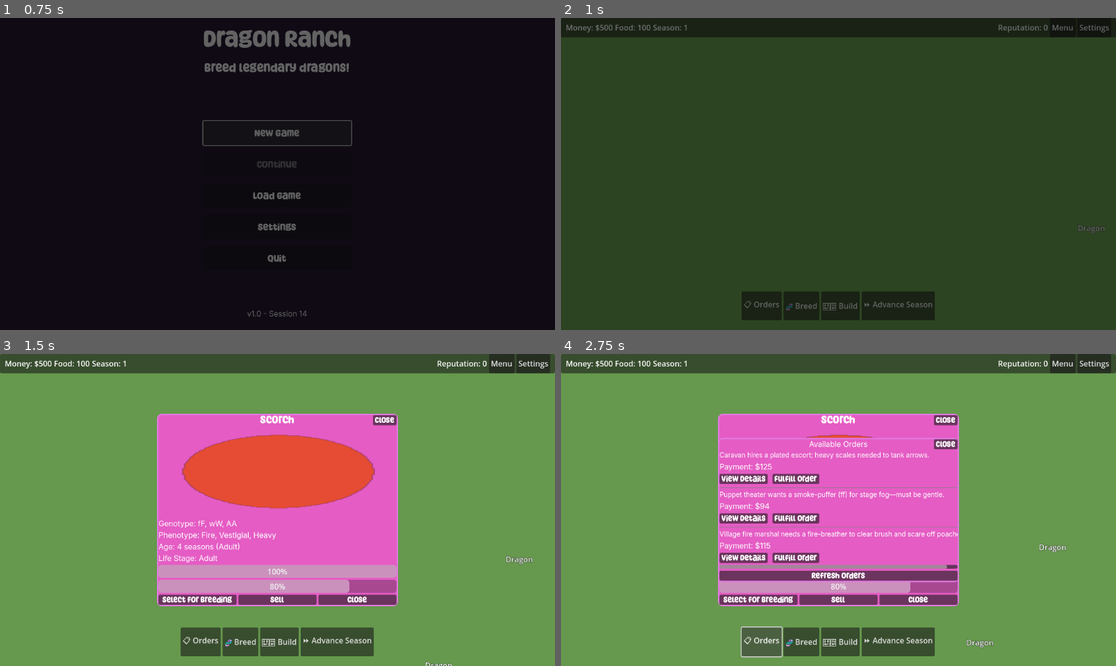
Above: before the commit, frames 1-4 (two rows, left to right).
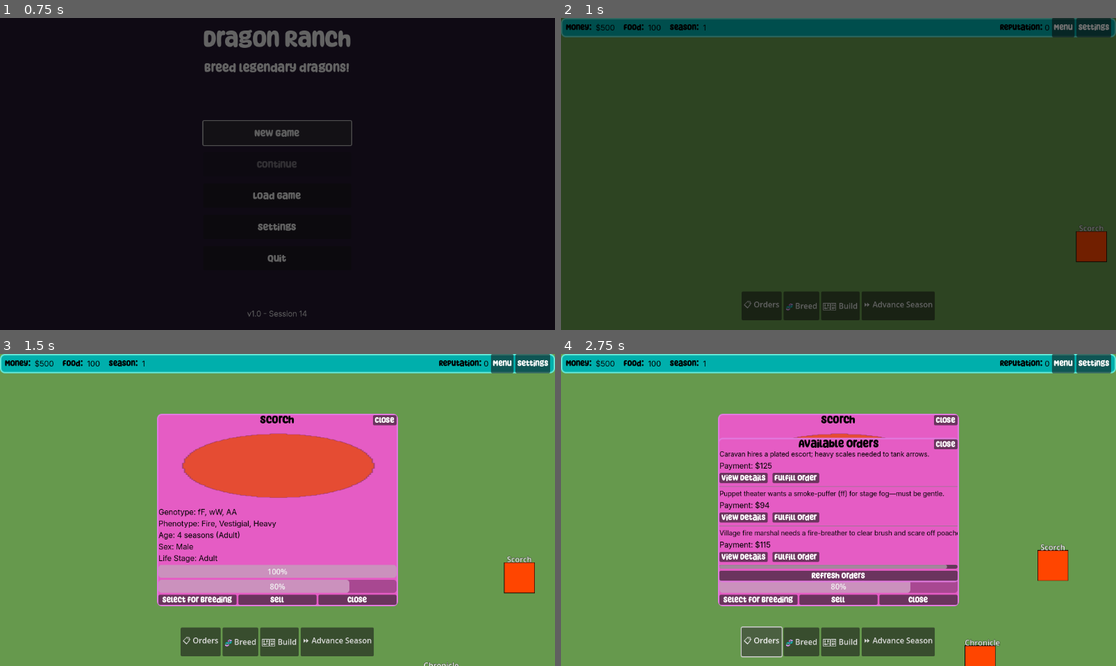
Above: after the commit, the same moments.

Repository: SFMiner/dragon-rancher
Game: Godot game, scene res://scenes/menus/MainMenu.tscn
Same seed, same stepped clock (60 frames per second), same inputs: the game is played once before the commit and once after it.
Inputs (mouse positions are in pixels of both pictures, inside the frame that each line leads up to):
- Up to frame 1 (0.75 s): click "New Game" at 0.5 s
- Up to frame 2 (1 s): no input
- Up to frame 3 (1.5 s): tap Enter at 1.25 s; drag from (527, 578) to (333, 441) at 1.27 s
- Up to frame 4 (2.75 s): click "📋 Orders" at 2 s

Frame 1 is identical in both runs. In frame 2, 6.4% of the frame differs, in the area x 0-100%, y 0-79%; in frame 3, 9.5%; in frame 4, 11%, in the area x 0-100%, y 0-100%.

Commit message:
Added sex to DragonDetailsPanel

Diff:
--- a/scenes/ranch/Ranch.tscn
+++ b/scenes/ranch/Ranch.tscn
@@ -37,6 +37,7 @@
 mouse_filter = 1
 
 [node name="BreedingPanel" parent="UILayer" instance=ExtResource("4_breeding")]
+visible = false
 offset_top = -206.0
 
 [node name="DragonDetailsPanel" parent="UILayer" instance=ExtResource("5_details")]
--- a/scenes/ranch/ui/HUD.tscn
+++ b/scenes/ranch/ui/HUD.tscn
@@ -1,6 +1,9 @@
-[gd_scene load_steps=2 format=3 uid="uid://bciyvj3x0v3hx"]
+[gd_scene load_steps=4 format=3 uid="uid://bciyvj3x0v3hx"]
 
+[ext_resource type="Theme" uid="uid://b4qxgy6oyosdc" path="res://scenes/ranch/ui/panels/hUD.tres" id="1_juke8"]
 [ext_resource type="Script" uid="uid://bg1as1fdim2f1" path="res://scripts/ranch/ui/HUD.gd" id="1_xqyf6"]
+
+[sub_resource type="Theme" id="Theme_xsnkw"]
 
 [node name="HUD" type="Control"]
 layout_mode = 3
@@ -10,6 +13,7 @@
 grow_horizontal = 2
 grow_vertical = 2
 mouse_filter = 2
+theme = ExtResource("1_juke8")
 script = ExtResource("1_xqyf6")
 
 [node name="CanvasLayer" type="CanvasLayer" parent="."]
@@ -18,6 +22,7 @@
 anchors_preset = 10
 anchor_right = 1.0
 offset_bottom = 40.0
+theme = ExtResource("1_juke8")
 
 [node name="HBoxContainer" type="HBoxContainer" parent="CanvasLayer/TopBar"]
 layout_mode = 1
@@ -27,17 +32,37 @@
 offset_right = 410.0
 grow_vertical = 2
 
+[node name="MoneyLabel2" type="Label" parent="CanvasLayer/TopBar/HBoxContainer"]
+layout_mode = 2
+theme = SubResource("Theme_xsnkw")
+theme_type_variation = &"BoldLabel"
+text = "Money: "
+
 [node name="MoneyLabel" type="Label" parent="CanvasLayer/TopBar/HBoxContainer"]
 layout_mode = 2
-text = "Money: $XXX"
+text = "$XXX"
+
+[node name="FoodLabel2" type="Label" parent="CanvasLayer/TopBar/HBoxContainer"]
+layout_mode = 2
+theme = SubResource("Theme_xsnkw")
+theme_type_variation = &"BoldLabel"
+text = "    Food: "
 
 [node name="FoodLabel" type="Label" parent="CanvasLayer/TopBar/HBoxContainer"]
 layout_mode = 2
-text = "Food: XXX"
+theme = ExtResource("1_juke8")
+text = "XXX"
+
+[node name="SeasonLabel2" type="Label" parent="CanvasLayer/TopBar/HBoxContainer"]
+layout_mode = 2
+theme = SubResource("Theme_xsnkw")
+theme_type_variation = &"BoldLabel"
+text = "    Season: "
 
 [node name="SeasonLabel" type="Label" parent="CanvasLayer/TopBar/HBoxContainer"]
 layout_mode = 2
-text = "Season: X"
+theme = ExtResource("1_juke8")
+text = "X"
 
 [node name="HBoxContainer2" type="HBoxContainer" parent="CanvasLayer/TopBar"]
 layout_mode = 1
@@ -50,9 +75,15 @@
 grow_horizontal = 0
 grow_vertical = 2
 
+[node name="ReputationLabel2" type="Label" parent="CanvasLayer/TopBar/HBoxContainer2"]
+layout_mode = 2
+theme = ExtResource("1_juke8")
+theme_type_variation = &"BoldLabel"
+text = "Reputation:"
+
 [node name="ReputationLabel" type="Label" parent="CanvasLayer/TopBar/HBoxContainer2"]
 layout_mode = 2
-text = "Reputation: XXX"
+text = "XXX"
 
 [node name="MenuButton" type="Button" parent="CanvasLayer/TopBar/HBoxContainer2"]
 layout_mode = 2
--- a/scenes/ranch/ui/panels/DragonDetailsPanel.tscn
+++ b/scenes/ranch/ui/panels/DragonDetailsPanel.tscn
@@ -1,7 +1,7 @@
 [gd_scene load_steps=3 format=3 uid="uid://cyx8k8q8v8v8v"]
 
 [ext_resource type="Script" uid="uid://d3rm4bt45702d" path="res://scripts/ranch/ui/panels/DragonDetailsPanel.gd" id="1_details"]
-[ext_resource type="Theme" uid="uid://brj4bvmookk5t" path="res://scenes/ranch/ui/panels/PanelTheme.tres" id="1_vbebw"]
+[ext_resource type="Theme" uid="uid://b4qxgy6oyosdc" path="res://scenes/ranch/ui/panels/hUD.tres" id="1_vbebw"]
 
 [node name="DragonDetailsPanel" type="PanelContainer"]
 anchors_preset = 8
@@ -44,6 +44,10 @@
 layout_mode = 2
 text = "Age: ... seasons"
 
+[node name="SexLabel" type="Label" parent="VBoxContainer"]
+layout_mode = 2
+text = "Life Stage: ..."
+
 [node name="LifeStageLabel" type="Label" parent="VBoxContainer"]
 layout_mode = 2
 text = "Life Stage: ..."
--- a/scenes/ranch/ui/panels/OrdersPanel.tscn
+++ b/scenes/ranch/ui/panels/OrdersPanel.tscn
@@ -1,6 +1,6 @@
 [gd_scene load_steps=3 format=3 uid="uid://dgaq2j7gq3v0c"]
 
-[ext_resource type="Theme" uid="uid://brj4bvmookk5t" path="res://scenes/ranch/ui/panels/PanelTheme.tres" id="1_0i5ci"]
+[ext_resource type="Theme" uid="uid://b4qxgy6oyosdc" path="res://scenes/ranch/ui/panels/hUD.tres" id="1_0i5ci"]
 [ext_resource type="Script" uid="uid://di8nfastuqsqy" path="res://scripts/ranch/ui/panels/OrdersPanel.gd" id="1_wke2m"]
 
 [node name="OrdersPanel" type="PanelContainer"]
@@ -23,6 +23,7 @@
 
 [node name="HeaderLabel" type="Label" parent="VBoxContainer"]
 layout_mode = 2
+theme_type_variation = &"HeaderLabel"
 text = "Available Orders"
 horizontal_alignment = 1
 
--- a/scenes/ranch/ui/panels/PanelTheme.tres
+++ b/scenes/ranch/ui/panels/PanelTheme.tres
@@ -1,8 +1,17 @@
-[gd_resource type="Theme" load_steps=5 format=3 uid="uid://brj4bvmookk5t"]
+[gd_resource type="Theme" load_steps=8 format=3 uid="uid://brj4bvmookk5t"]
 
 [ext_resource type="FontFile" uid="uid://cu6r0fhal4gwx" path="res://assets/fonts/Motley.ttf" id="1_6ttnk"]
 [ext_resource type="FontFile" uid="uid://cs5nnb6hjqn5l" path="res://assets/fonts/Inter.ttf" id="2_giojo"]
 [ext_resource type="StyleBox" uid="uid://d2tyd07745b8k" path="res://scenes/ranch/ui/panels/PanelContainerFlatStylebox.tres" id="3_ok778"]
+
+[sub_resource type="StyleBoxFlat" id="StyleBoxFlat_ok778"]
+bg_color = Color(7.797182e-06, 0.66228074, 0.8331636, 1)
+
+[sub_resource type="StyleBoxFlat" id="StyleBoxFlat_ykpxs"]
+bg_color = Color(0, 0.7137255, 0, 1)
+
+[sub_resource type="StyleBoxFlat" id="StyleBoxFlat_tarxf"]
+bg_color = Color(1, 1, 0, 1)
 
 [sub_resource type="StyleBoxFlat" id="StyleBoxFlat_yupne"]
 bg_color = Color(0.89664483, 0.3615174, 0.7682652, 1)
@@ -18,6 +27,9 @@
 [resource]
 Button/colors/font_color = Color(1, 1, 1, 1)
 Button/fonts/font = ExtResource("1_6ttnk")
+HSlider/styles/grabber_area = SubResource("StyleBoxFlat_ok778")
+HSlider/styles/grabber_area_highlight = SubResource("StyleBoxFlat_ykpxs")
+HSlider/styles/slider = SubResource("StyleBoxFlat_tarxf")
 HeaderLabel/base_type = &"Label"
 HeaderLabel/font_sizes/font_size = 22
 HeaderLabel/fonts/font = ExtResource("1_6ttnk")
--- a/scenes/ranch/ui/panels/SettingsPanel.tscn
+++ b/scenes/ranch/ui/panels/SettingsPanel.tscn
@@ -1,7 +1,9 @@
-[gd_scene load_steps=3 format=3 uid="uid://b5w7c6x8yqv8k"]
+[gd_scene load_steps=4 format=3 uid="uid://b5w7c6x8yqv8k"]
 
 [ext_resource type="Script" uid="uid://ds2ne8o5xb145" path="res://scripts/ranch/ui/panels/SettingsPanel.gd" id="1_f5jig"]
 [ext_resource type="Theme" uid="uid://brj4bvmookk5t" path="res://scenes/ranch/ui/panels/PanelTheme.tres" id="1_gym2w"]
+
+[sub_resource type="Theme" id="Theme_gym2w"]
 
 [node name="SettingsPanel" type="PanelContainer"]
 anchors_preset = 15
@@ -20,28 +22,34 @@
 
 [node name="MasterVolumeLabel" type="Label" parent="VBoxContainer"]
 layout_mode = 2
+theme_override_colors/font_color = Color(0, 0, 0, 1)
 text = "Master Volume"
 
 [node name="MasterVolumeSlider" type="HSlider" parent="VBoxContainer"]
 layout_mode = 2
+theme = SubResource("Theme_gym2w")
 min_value = -40.0
 max_value = 0.0
 
 [node name="MusicVolumeLabel" type="Label" parent="VBoxContainer"]
 layout_mode = 2
+theme_override_colors/font_color = Color(0, 0, 0, 1)
 text = "Music Volume"
 
 [node name="MusicVolumeSlider" type="HSlider" parent="VBoxContainer"]
 layout_mode = 2
+theme = SubResource("Theme_gym2w")
 min_value = -40.0
 max_value = 0.0
 
 [node name="SfxVolumeLabel" type="Label" parent="VBoxContainer"]
 layout_mode = 2
+theme_override_colors/font_color = Color(0, 0, 0, 1)
 text = "SFX Volume"
 
 [node name="SfxVolumeSlider" type="HSlider" parent="VBoxContainer"]
 layout_mode = 2
+theme = SubResource("Theme_gym2w")
 min_value = -40.0
 max_value = 0.0
 
--- /dev/null
+++ b/scenes/ranch/ui/panels/hUD.tres
@@ -0,0 +1,37 @@
+[gd_resource type="Theme" load_steps=8 format=3 uid="uid://b4qxgy6oyosdc"]
+
+[ext_resource type="FontFile" uid="uid://cu6r0fhal4gwx" path="res://assets/fonts/Motley.ttf" id="1_17mok"]
+[ext_resource type="FontFile" uid="uid://cs5nnb6hjqn5l" path="res://assets/fonts/Inter.ttf" id="2_riwns"]
+[ext_resource type="StyleBox" uid="uid://d2tyd07745b8k" path="res://scenes/ranch/ui/panels/PanelContainerFlatStylebox.tres" id="3_b1bpd"]
+[ext_resource type="StyleBox" uid="uid://cytnlkc80qma7" path="res://scenes/ranch/ui/panels/hug_PANEL_STYLEBOX.tres" id="3_riwns"]
+
+[sub_resource type="StyleBoxFlat" id="StyleBoxFlat_ok778"]
+bg_color = Color(7.797182e-06, 0.66228074, 0.8331636, 1)
+
+[sub_resource type="StyleBoxFlat" id="StyleBoxFlat_ykpxs"]
+bg_color = Color(0, 0.7137255, 0, 1)
+
+[sub_resource type="StyleBoxFlat" id="StyleBoxFlat_tarxf"]
+bg_color = Color(1, 1, 0, 1)
+
+[resource]
+BoldLabel/base_type = &"Label"
+BoldLabel/fonts/font = ExtResource("1_17mok")
+Button/colors/font_color = Color(1, 1, 1, 1)
+Button/fonts/font = ExtResource("1_17mok")
+HSlider/styles/grabber_area = SubResource("StyleBoxFlat_ok778")
+HSlider/styles/grabber_area_highlight = SubResource("StyleBoxFlat_ykpxs")
+HSlider/styles/slider = SubResource("StyleBoxFlat_tarxf")
+HeaderLabel/base_type = &"Label"
+HeaderLabel/font_sizes/font_size = 22
+HeaderLabel/fonts/font = ExtResource("1_17mok")
+Label/colors/font_color = Color(0, 0, 0, 1)
+Label/fonts/font = ExtResource("2_riwns")
+Panel/styles/panel = ExtResource("3_riwns")
+PanelContainer/styles/panel = ExtResource("3_b1bpd")
+Subtitle/base_type = &"Label"
+Subtitle/font_sizes/font_size = 25
+Subtitle/fonts/font = ExtResource("1_17mok")
+TitleLabel/base_type = &"Label"
+TitleLabel/font_sizes/font_size = 28
+TitleLabel/fonts/font = ExtResource("1_17mok")
--- /dev/null
+++ b/scenes/ranch/ui/panels/hug_PANEL_STYLEBOX.tres
@@ -0,0 +1,13 @@
+[gd_resource type="StyleBoxFlat" format=3 uid="uid://cytnlkc80qma7"]
+
+[resource]
+bg_color = Color(3.657937e-06, 0.6880515, 0.67656326, 1)
+border_width_left = 3
+border_width_top = 3
+border_width_right = 3
+border_width_bottom = 3
+border_color = Color(0.38759494, 0.89905584, 0.8315763, 1)
+corner_radius_top_left = 9
+corner_radius_top_right = 9
+corner_radius_bottom_right = 9
+corner_radius_bottom_left = 9
--- a/scripts/entities/Dragon.gd
+++ b/scripts/entities/Dragon.gd
@@ -46,7 +46,11 @@
 	# Start idle animation if available
 	if animation_player and animation_player.has_animation("idle"):
 		animation_player.play("idle")
-
+	refresh_from_data()
+
+	# Update visuals when season advances (age may change in RanchState)
+	if Engine.has_singleton("RanchState") or typeof(RanchState) != TYPE_NIL:
+		RanchState.season_changed.connect(_on_season_changed)
 
 ## Setup dragon with data
 func setup(data: DragonData) -> void:
@@ -83,8 +87,8 @@
 	if dragon_data == null:
 		return
 
-	# Get scale based on life stage
-	var stage_scale: float = Lifecycle.get_stage_scale(dragon_data.life_stage)
+	# Get scale based on life stage and age progression
+	var stage_scale: float = _compute_age_stage_scale()
 
 	# Get scale based on size phenotype
 	var size_scale: float = 1.0
@@ -299,3 +303,41 @@
 		# Update name label
 		if name_label:
 			name_label.text = dragon_data.name
+
+
+## Called when RanchState advances season (dragon ages elsewhere)
+func _on_season_changed(new_season: int) -> void:
+	if dragon_data:
+		refresh_from_data()
+
+
+## Compute a smooth scale multiplier based on age progression inside the current life stage
+func _compute_age_stage_scale() -> float:
+	if dragon_data == null:
+		return 1.0
+
+	var age: int = dragon_data.age
+	var stage: String = dragon_data.life_stage
+
+	match stage:
+		Lifecycle.STAGE_HATCHLING:
+			var start_age: int = 0
+			var end_age: int = Lifecycle.HATCHLING_MAX_AGE
+			var start_scale: float = Lifecycle.get_stage_scale(Lifecycle.STAGE_HATCHLING)
+			var end_scale: float = Lifecycle.get_stage_scale(Lifecycle.STAGE_JUVENILE)
+			var span: int = max(1, end_age - start_age)
+			var t: float = clamp(float(age - start_age) / float(span), 0.0, 1.0)
+			return lerp(start_scale, end_scale, t)
+
+		Lifecycle.STAGE_JUVENILE:
+			var start_age = Lifecycle.HATCHLING_MAX_AGE + 1
+			var end_age = Lifecycle.JUVENILE_MAX_AGE
+			var start_scale = Lifecycle.get_stage_scale(Lifecycle.STAGE_JUVENILE)
+			var end_scale = Lifecycle.get_stage_scale(Lifecycle.STAGE_ADULT)
+			var span2: int = max(1, end_age - start_age)
+			var t2: float = clamp(float(age - start_age) / float(span2), 0.0, 1.0)
+			return lerp(start_scale, end_scale, t2)
+		Lifecycle.STAGE_ADULT, Lifecycle.STAGE_ELDER:
+			return Lifecycle.get_stage_scale(stage)
+		_:
+			return Lifecycle.get_stage_scale(stage)
--- a/scripts/ranch/ui/HUD.gd
+++ b/scripts/ranch/ui/HUD.gd
@@ -13,7 +13,7 @@
 @onready var orders_button = $CanvasLayer/BottomBar/OrdersButton
 @onready var breeding_button = $CanvasLayer/BottomBar/BreedingButton
 @onready var build_button = $CanvasLayer/BottomBar/BuildButton
-@onready var advance_season_button = $CanvasLayer/BottomBar/AdvanceSeasonButton
+@onready var advance_season_button = $CanvasLayer/BottoadmBar/AdvanceSeasonButton
 
 ## Panel references
 @onready var orders_panel = get_node_or_null("/root/Ranch/UILayer/OrdersPanel")
@@ -64,16 +64,16 @@
 		print("  - breeding_button disabled: ", breeding_button.disabled)
 
 func _on_money_changed(new_money):
-	money_label.text = "Money: $" + str(new_money)
+	money_label.text = "$" + str(new_money)
 
 func _on_food_changed(new_food):
-	food_label.text = "Food: " + str(new_food)
+	food_label.text = str(new_food)
 
 func _on_season_changed(new_season):
-	season_label.text = "Season: " + str(new_season)
+	season_label.text = str(new_season)
 
 func _on_reputation_changed(new_reputation):
-	reputation_label.text = "Reputation: " + str(new_reputation)
+	reputation_label.text = str(new_reputation)
 
 func _on_menu_button_pressed():
 	print("[HUD] Menu button pressed!")
--- a/scripts/ranch/ui/panels/DragonDetailsPanel.gd
+++ b/scripts/ranch/ui/panels/DragonDetailsPanel.gd
@@ -13,6 +13,7 @@
 @onready var genotype_label: Label = $VBoxContainer/GenotypeLabel
 @onready var phenotype_label: Label = $VBoxContainer/PhenotypeLabel
 @onready var age_label: Label = $VBoxContainer/AgeLabel
+@onready var sex_label: Label = $VBoxContainer/SexLabel
 @onready var life_stage_label: Label = $VBoxContainer/LifeStageLabel
 @onready var health_bar: ProgressBar = $VBoxContainer/HealthProgressBar
 @onready var happiness_bar: ProgressBar = $VBoxContainer/HappinessProgressBar
@@ -68,8 +69,9 @@
 	# Update phenotype
 	phenotype_label.text = "Phenotype: " + _format_phenotype(current_dragon.phenotype)
 
-	# Update age and life stage
+	# Update age, sex, and life stage
 	age_label.text = "Age: %d seasons (%s)" % [current_dragon.age, current_dragon.life_stage.capitalize()]
+	sex_label.text = "Sex: " + current_dragon.sex.capitalize()
 	life_stage_label.text = "Life Stage: " + current_dragon.life_stage.capitalize()
 
 	# Update progress bars
Not shown, changed: docs/Performance_Report.md
